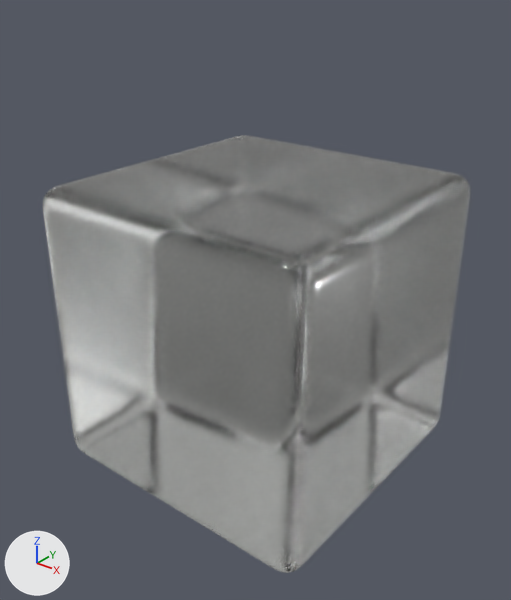
The glTF model public/models/cube.glb, before and after one commit.
The view is the same before and after, from a 50 mm lens placed at (13.39, -17.08, 11.31), pointed at (0.12, -0.5, 1.03). The lights are fixed; the arrows at lower left show +X, +Y and +Z.
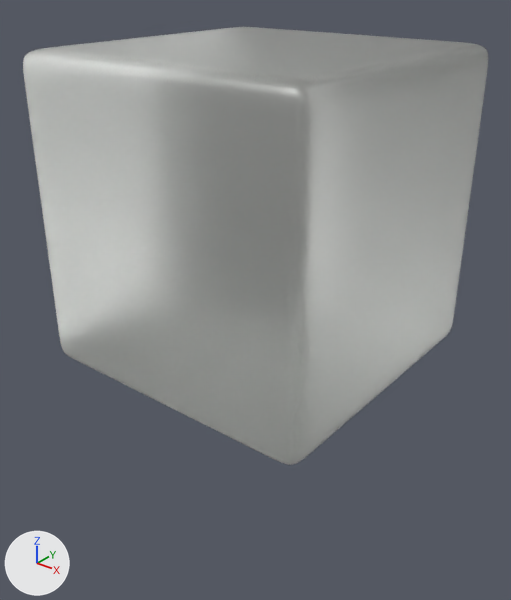
What differs and where, as boxes [x1, y1, x2, y2] in the pictures (511 x 600 px):
```json
{"object": "Cube", "change": "surface changed, moved", "before": [43, 135, 470, 573], "after": [23, 27, 488, 465]}
```

Edits to the scene script, one JSON object a line:
```json
{"op": "set", "path": "mat_glass.roughness", "old": "0.145", "new": "0.505"}
{"op": "set", "path": "mat_glass.ior", "old": "1.49", "new": "1.45"}
{"op": "set", "path": "mat_glass.metallic", "old": "0.0", "new": "0.214"}
{"op": "set", "path": "ob_cube.location", "old": "(0.0, 0.0, 0.0)", "new": "(0.0, 0.0, 4.0)"}
```
